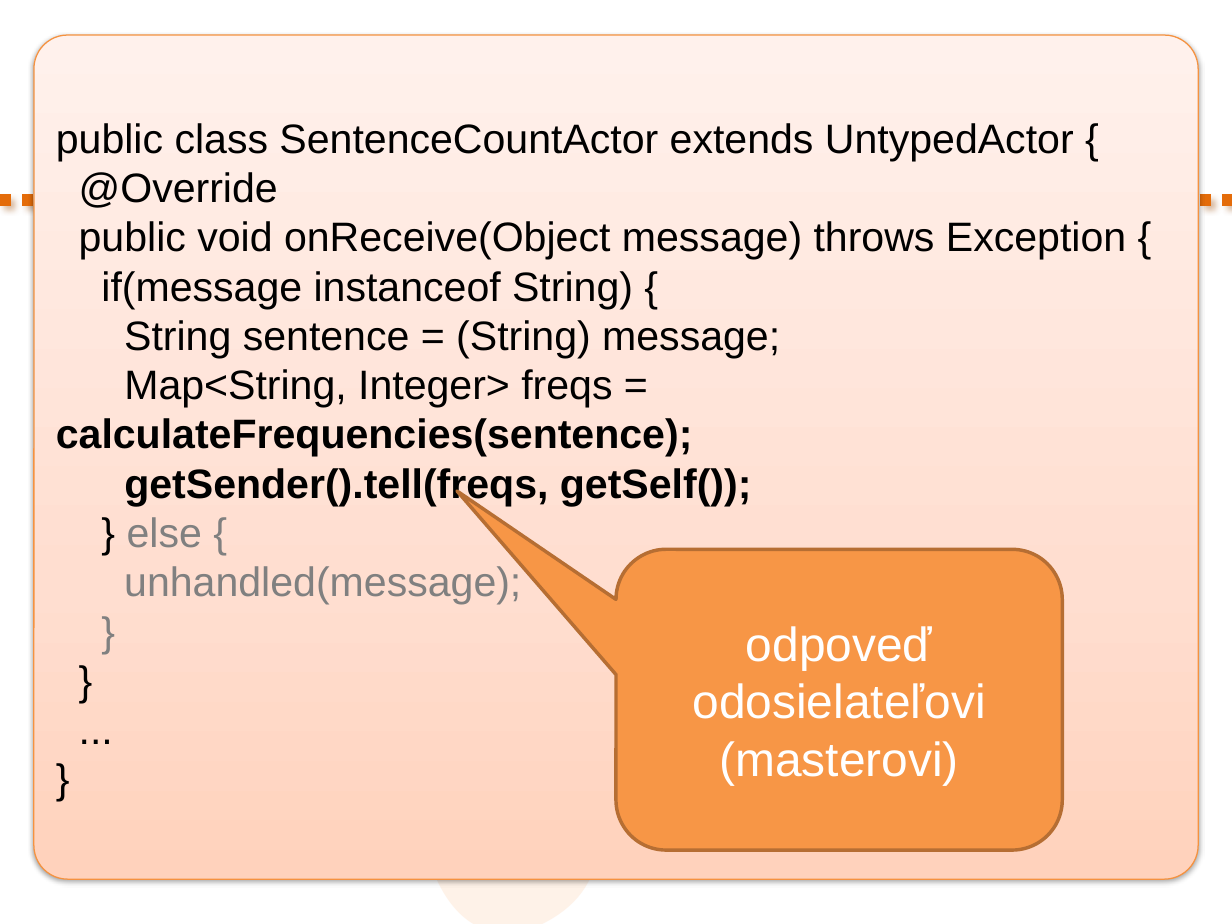
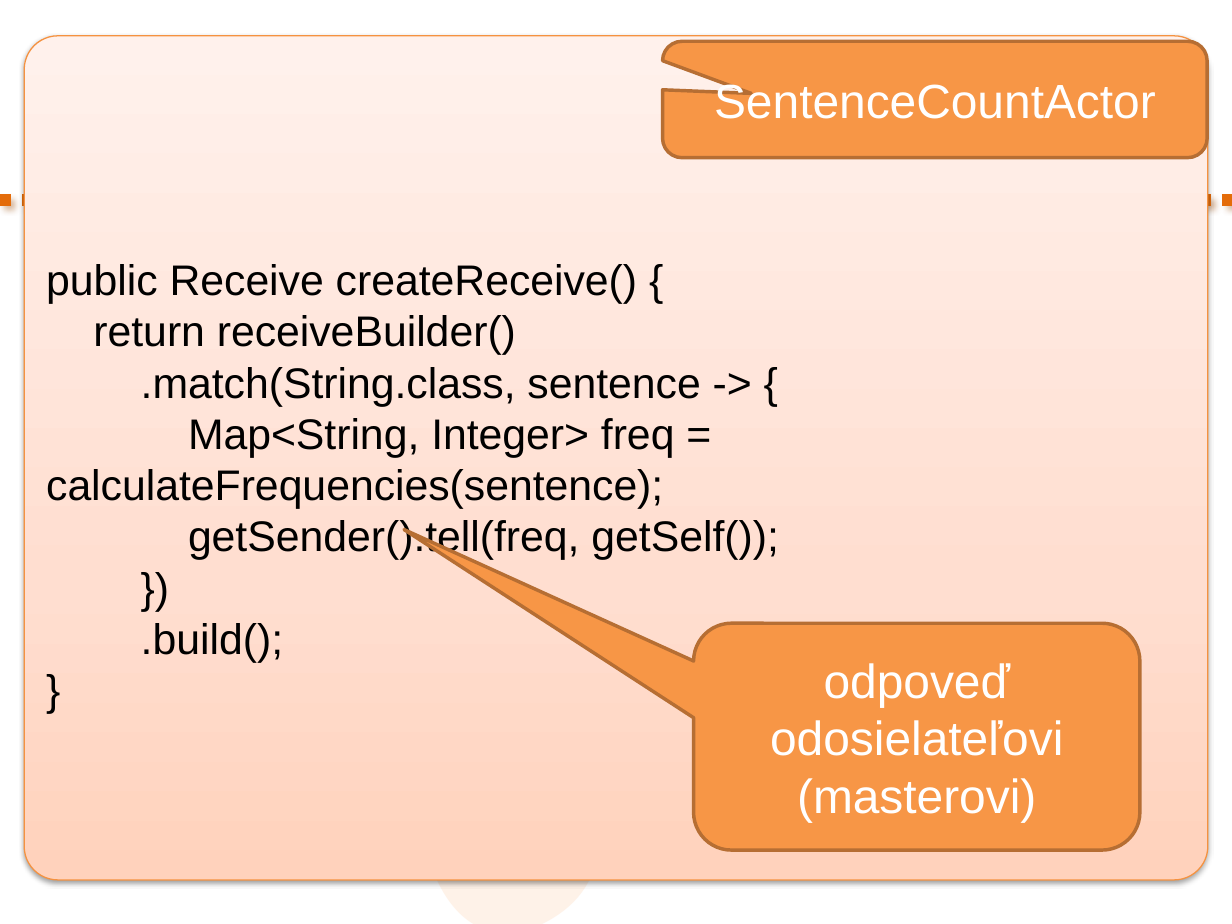
Before and after one commit to novotnyr/kopr-portal, a slide deck: slide 31 of slides/kopr-actors-akka.pptx (slide 26 before the commit). Drawn at 1232x924 pixels with LibreOffice and Linux fonts; fonts in the diff are those of the drawing. Boxes give left, top, right and bottom in pixels: in the first picture for what was removed or moved away, otherwise in the second. Text is boxed around its words. In the diff, an @@ line names an element or a change of style, - is before the commit and + after.

Commit message:
Slajdy prepracovane na receiveBuilder API

```diff
--- a/slides/kopr-actors-akka.pptx
+++ b/slides/kopr-actors-akka.pptx
@@ rounded rectangle "public Receive createReceive() { return ...": place and size @@
-rounded rectangle "public Receive createReceive() { return ..." at <box>34,36,1199,880</box>
+rounded rectangle "public Receive createReceive() { return ..." at <box>25,36,1209,880</box>
@@ rounded speech box added at <box>663,42,1207,158</box>, fill #F79646, outline #B76F34 2 pt, 28 pt, text #FFFFFF @@
+SentenceCountActor
@@ text in rounded rectangle at <box>46,264,778,663</box>: text changed; size 24 to 25 pt @@
-public class SentenceCountActor extends UntypedActor {
-@Override
-public void onReceive(Object message) throws Exception {
-if(message instanceof String) {
-String sentence = (String) message;
-Map<String, Integer> freqs = calculateFrequencies(sentence);
-getSender().tell(freqs, getSelf());
-} else {
-unhandled(message);
-}
-}
-...
-}
+public Receive createReceive() {
+return receiveBuilder()
+.match(String.class, sentence -> {
+Map<String, Integer> freq = calculateFrequencies(sentence);
+getSender().tell(freq, getSelf());
+})
+.build();
+}
@@ rounded speech box "odpoveď odosielateľovi (masterovi)": place and size @@
-rounded speech box "odpoveď odosielateľovi (masterovi)" at <box>616,549,1062,850</box>
+rounded speech box "odpoveď odosielateľovi (masterovi)" at <box>694,623,1140,850</box>
@@ rounded speech box "odpoveď odosielateľovi (masterovi)" at <box>694,623,1140,850</box>: proportions changed @@
```
Also in this commit, not shown: 10 other slides changed, 8 slides added, 10 slides removed, 1 other file.
